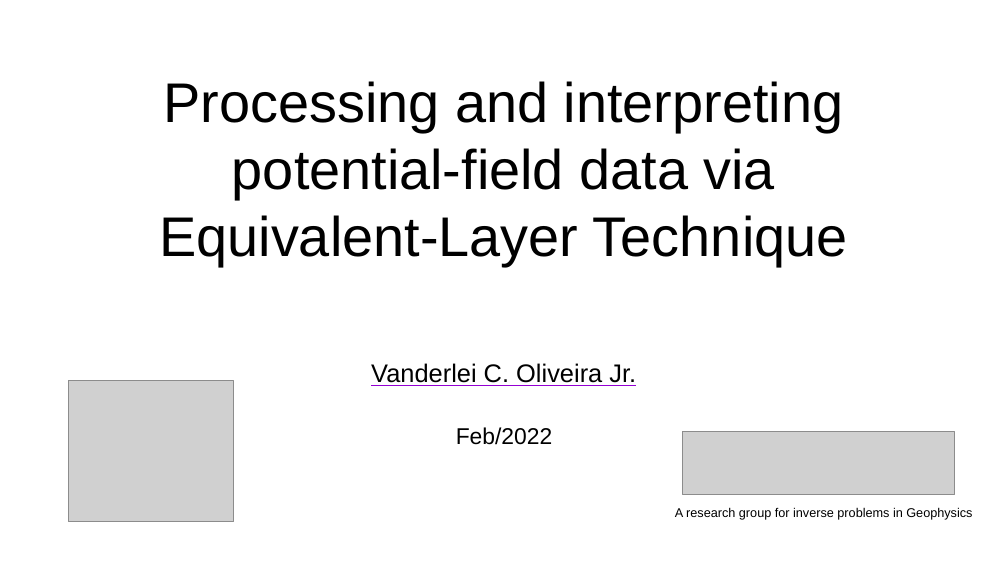
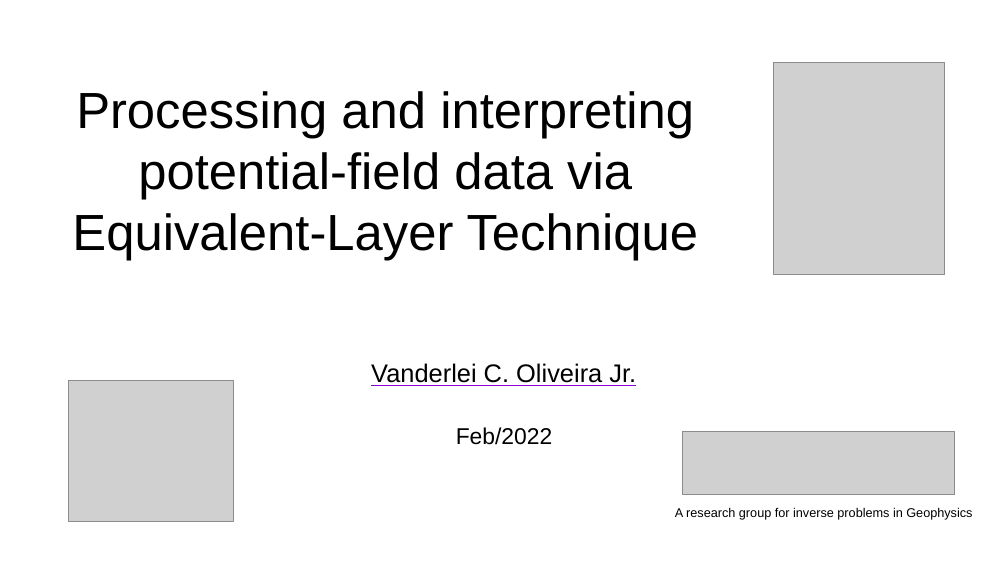
Before and after one commit to pinga-lab/EqL-overview-TU-Freiberg, a slide deck: slide 1 of TU-Freiberg-feb2022.odp. Drawn at 1008x567 pixels with LibreOffice and Linux fonts; fonts in the diff are those of the drawing; grey boxes stand for pictures. Boxes give left, top, right and bottom in pixels: in the first picture for what was removed or moved away, otherwise in the second. Text is boxed around its words. In the diff, an @@ line names an element or a change of style, - is before the commit and + after.

Commit message:
include QR code in the open slide

```diff
--- a/TU-Freiberg-feb2022.odp
+++ b/TU-Freiberg-feb2022.odp
@@ title "Processing and interpreting potential-field data ...": place and size @@
-title "Processing and interpreting potential-field data ..." at box(159, 81, 848, 266)
+title "Processing and interpreting potential-field data ..." at box(72, 91, 698, 261)
@@ title "Processing and interpreting potential-field data ..." at box(72, 91, 698, 261): size 44 to 40 pt @@
@@ picture added at box(774, 62, 944, 274) @@
```
Also in this commit, not shown: 2 other files.
